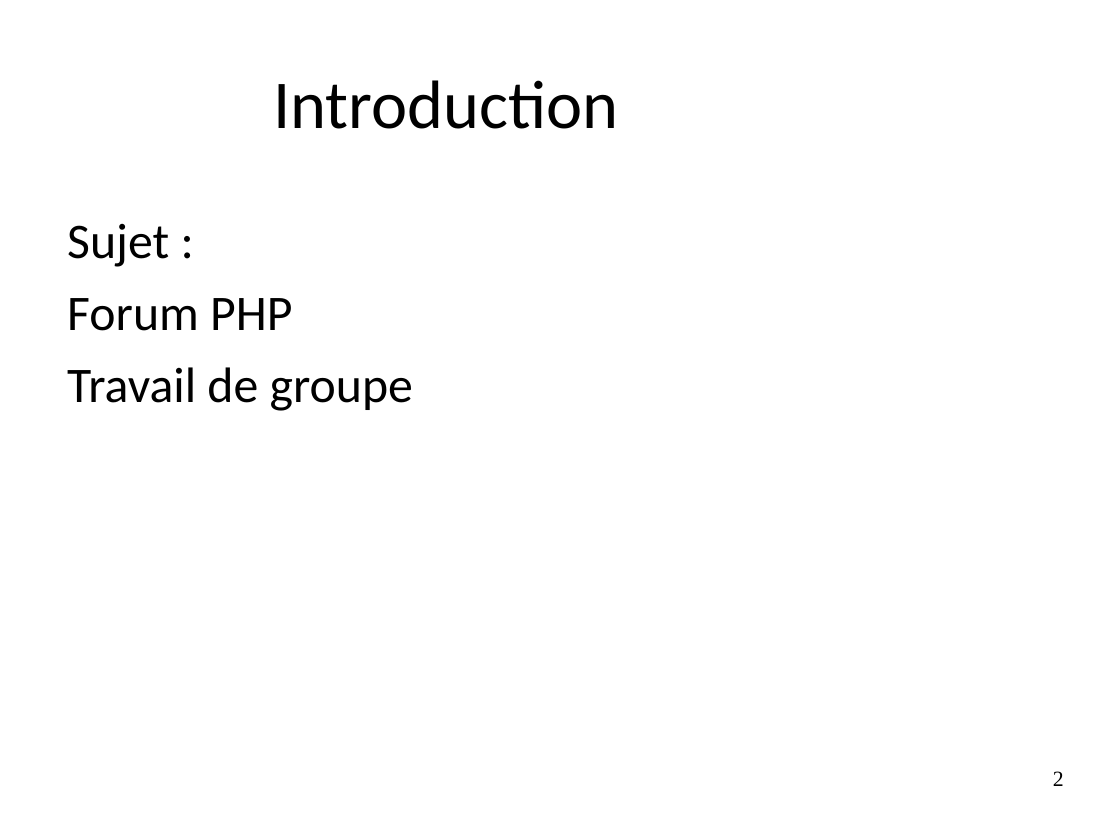
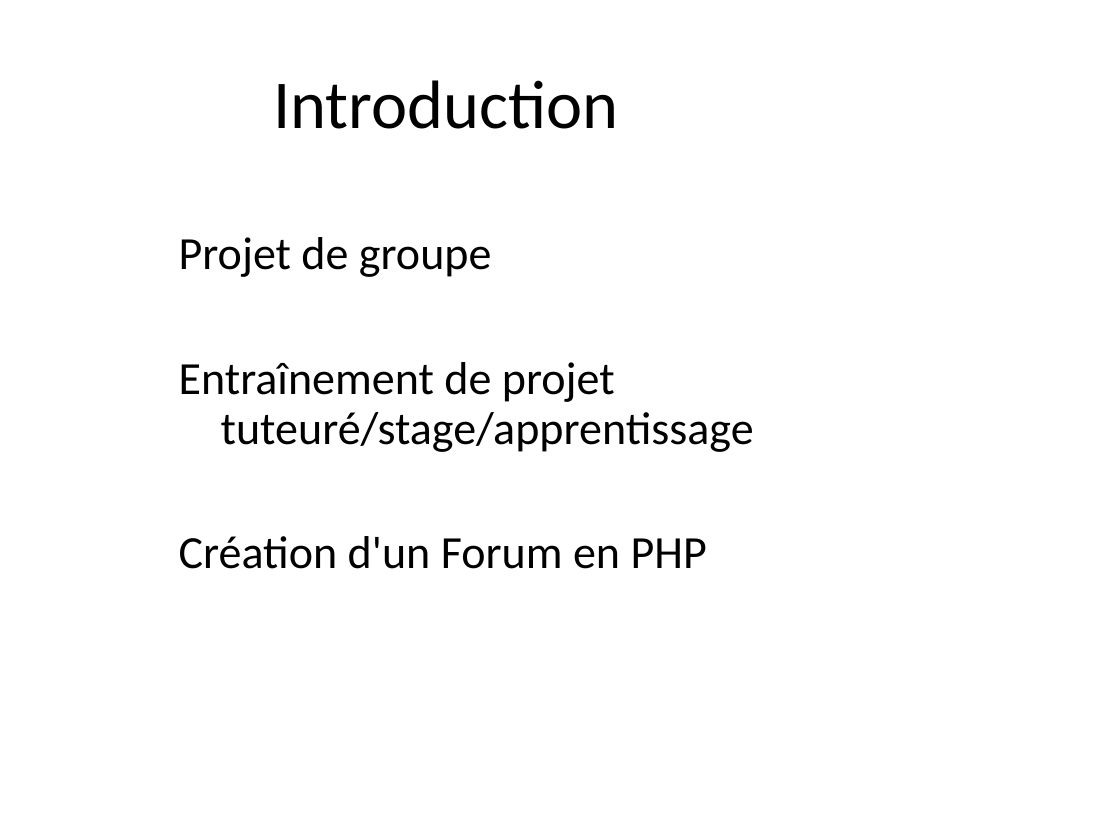
Before and after one commit to CauzYolo/Forum, a slide deck: slide 2 of Forum_V4/Forum.odp. Drawn at 1120x840 pixels with LibreOffice and Linux fonts; fonts in the diff are those of the drawing; background and template pictures are left out. Boxes give left, top, right and bottom in pixels: in the first picture for what was removed or moved away, otherwise in the second. Text is boxed around its words. In the diff, an @@ line names an element or a change of style, - is before the commit and + after.

```diff
--- a/Forum_V4/Forum.odp
+++ b/Forum_V4/Forum.odp
@@ text at [179,237,754,569]: text changed; size 32 to 29.6 pt @@
-Sujet :
-Forum PHP
-Travail de groupe
+Projet de groupe
+Entraînement de projet tuteuré/stage/apprentissage
+Création d'un Forum en PHP
@@ page number removed at [1053,771,1064,786] @@
-2
```
Also in this commit, not shown: 8 other slides changed, 1 slide added, 1 slide removed, 8 other files.
